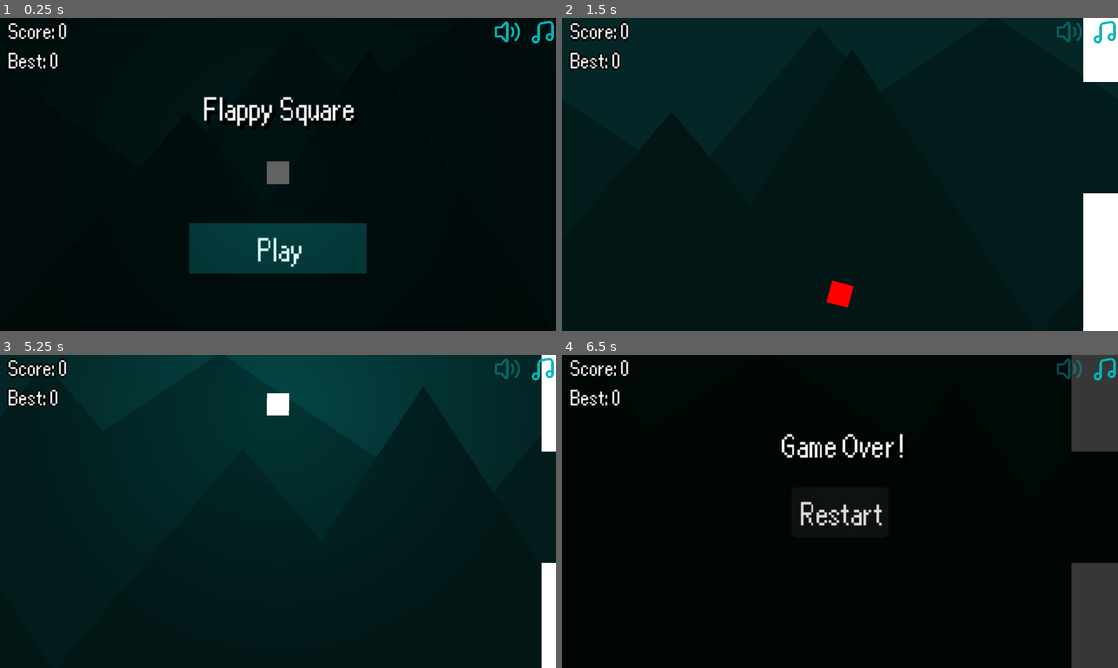
Above: before the commit, frames 1-4 (two rows, left to right).
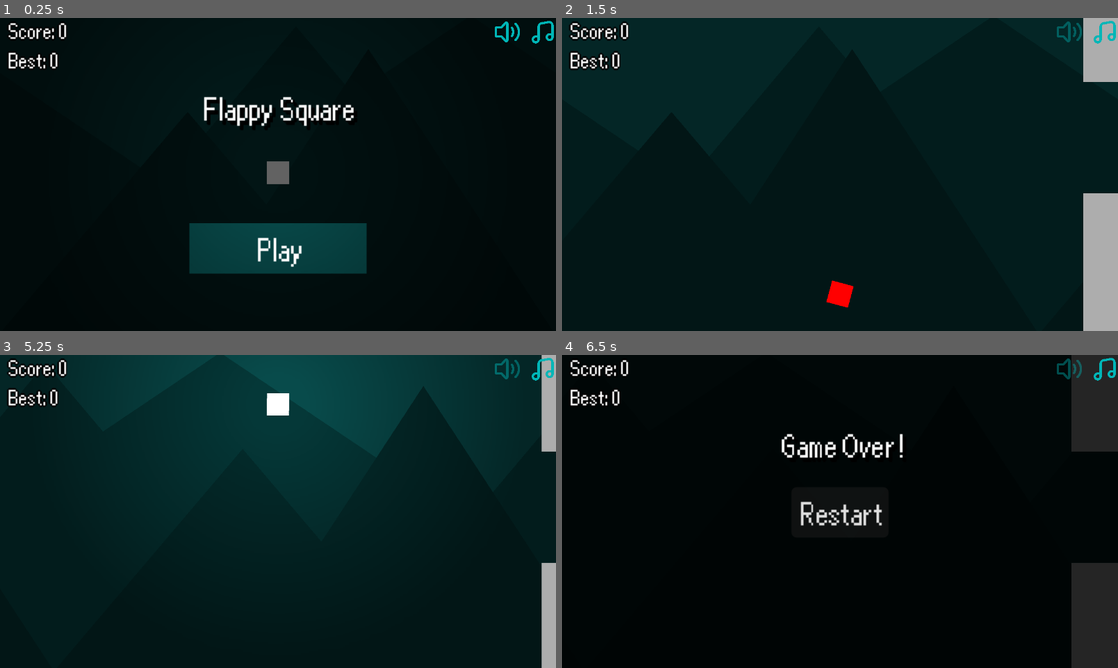
Above: after the commit, the same moments.

Repository: Nabil080/flappy-square
Game: Godot game, scene res://core/game.tscn
The game is run twice, just before and just after one commit, with the same random seed, the same clock (stepped at 60 frames per second) and the same inputs.
Inputs (mouse positions are in pixels of both pictures, inside the frame that each line leads up to):
- Up to frame 1 (0.25 s): no input
- Up to frame 2 (1.5 s): click "Play" at 0.5 s; click (1067, 30) at 1.25 s
- Up to frame 3 (5.25 s): click (505, 367) at 2 s; click "Restart" at 2.75 s; click (505, 367) at 3.5 s; move the mouse to (400, 495) at 4.27 s; tap M (toggle_music) at 4.35 s; tap Space (flap) at 4.52, 4.82 s; move the mouse to (166, 527) at 5.02 s; tap S (toggle_sfx) at 5.1 s
- Up to frame 4 (6.5 s): tap Space (flap) at 5.27, 5.57 s; move the mouse to (895, 442) at 5.77 s; tap M (toggle_music) at 5.85 s

The runs differ from the first frame. In frame 1, 0.2% of the frame differs, in the area x 46-55%, y 70-80%; in frame 2, 3.9%, in the area x 93-100%, y 0-100%; in frame 3, 1.6%; in frame 4, less than 0.1%.

Commit message:
Player collision shape update + pipe colors

Diff:
--- a/entities/pipe.tscn
+++ b/entities/pipe.tscn
@@ -12,9 +12,11 @@
 [node name="Pipe" type="StaticBody2D" groups=["enemy"]]
 
 [node name="MeshInstance2D" type="MeshInstance2D" parent="."]
+self_modulate = Color(0.6789437, 0.6789437, 0.6789437, 1)
 mesh = SubResource("QuadMesh_oaeqi")
 
 [node name="CollisionShape2D" type="CollisionShape2D" parent="."]
+visible = false
 shape = SubResource("RectangleShape2D_oaeqi")
 
 [node name="LightOccluder2D" type="LightOccluder2D" parent="."]
--- a/entities/player.gd
+++ b/entities/player.gd
@@ -29,7 +29,7 @@
 	is_playing = false
 	should_fall = false
 	velocity = Vector2.ZERO
-	mesh_instance_2d.rotation = 0.0
+	rotation = 0.0
 	mesh_instance_2d.modulate = Color.WHITE
 	collision_shape_2d.disabled = false
 	point_light_2d.enabled = true
@@ -59,7 +59,7 @@
 	var vertical_speed := velocity.y
 	var tilt_in_degrees := clampf(vertical_speed / 4.0, -30.0, 90.0)
 	var target_rotation  := deg_to_rad(tilt_in_degrees)
-	mesh_instance_2d.rotation = lerp(mesh_instance_2d.rotation, target_rotation, 0.1)
+	rotation = lerp(rotation, target_rotation, 0.1)
 
 func _manage_collision(collision: KinematicCollision2D):
 	if is_playing and collision.get_collider().is_in_group("enemy"):
--- a/entities/player.tscn
+++ b/entities/player.tscn
@@ -6,8 +6,8 @@
 [sub_resource type="QuadMesh" id="QuadMesh_u2d7q"]
 size = Vector2(16, 16)
 
-[sub_resource type="RectangleShape2D" id="RectangleShape2D_3x74s"]
-size = Vector2(16, 16)
+[sub_resource type="CircleShape2D" id="CircleShape2D_b0kkn"]
+radius = 8.0
 
 [sub_resource type="Gradient" id="Gradient_b0kkn"]
 offsets = PackedFloat32Array(0.07333333, 0.67333335)
@@ -28,7 +28,8 @@
 mesh = SubResource("QuadMesh_u2d7q")
 
 [node name="CollisionShape2D" type="CollisionShape2D" parent="."]
-shape = SubResource("RectangleShape2D_3x74s")
+visible = false
+shape = SubResource("CircleShape2D_b0kkn")
 debug_color = Color(0.71919864, 0.4787063, 0.11781772, 0.41960785)
 
 [node name="AudioStreamPlayer" type="AudioStreamPlayer" parent="."]
@@ -37,7 +38,6 @@
 bus = &"sfx"
 
 [node name="PointLight2D" type="PointLight2D" parent="."]
-color = Color(1.540184e-06, 0.7709061, 0.774441, 1)
 range_layer_min = -200
 range_layer_max = 200
 shadow_enabled = true
